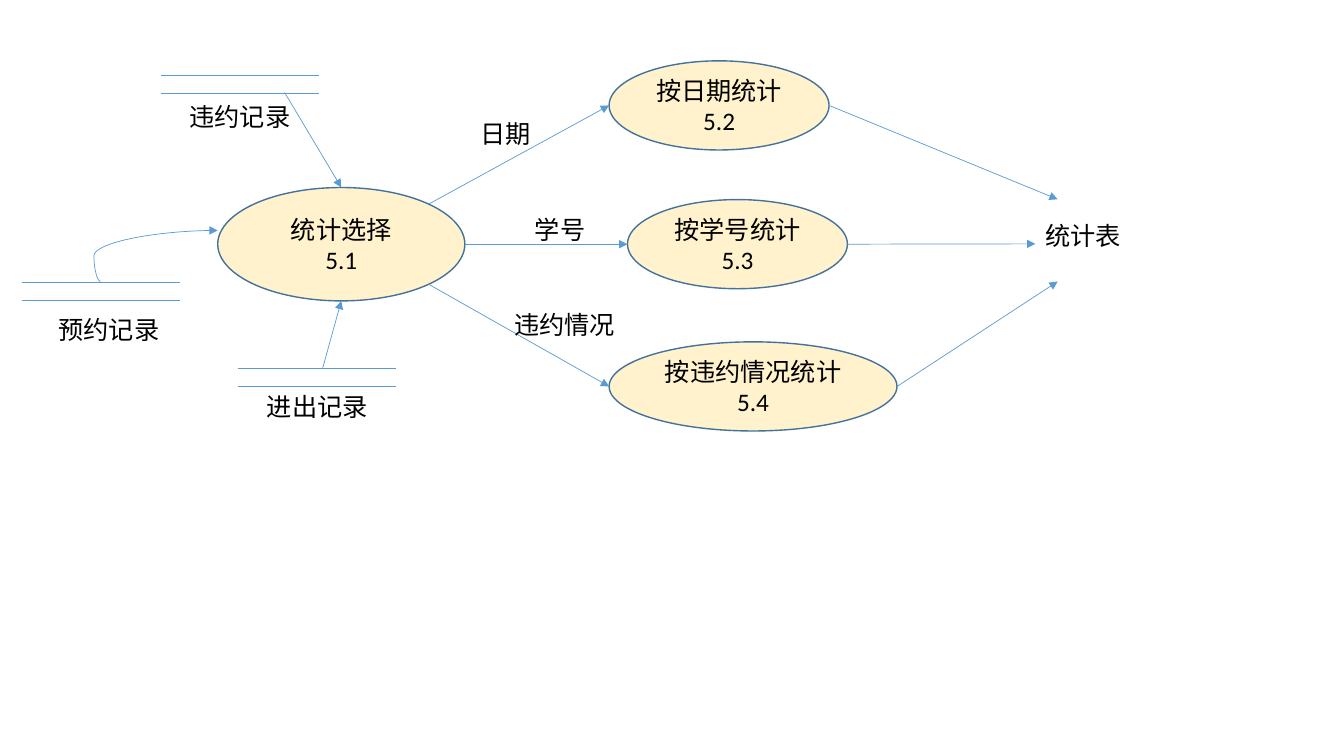
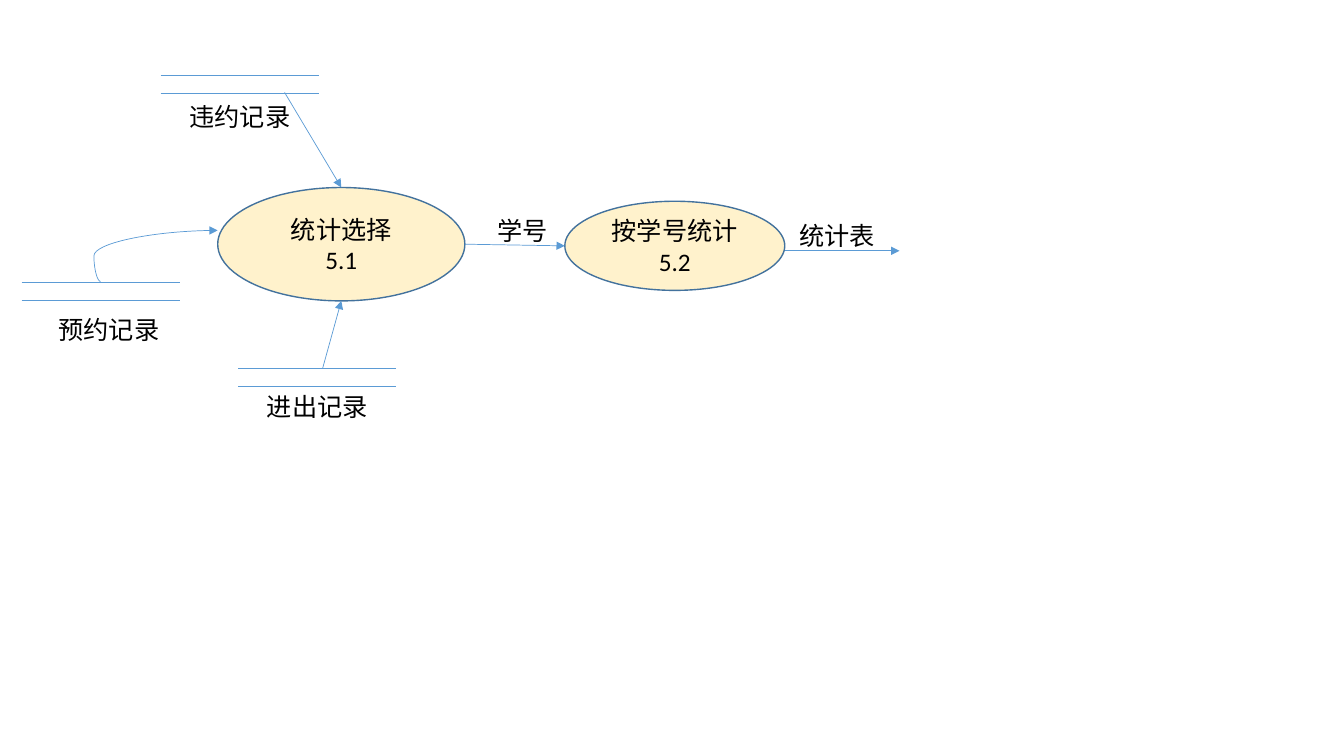
Before and after one commit to huangqiuyu/Database_BUAA, a slide deck: slide 17 of ours/E-R图初稿.pptx. Drawn at 1344x756 pixels with LibreOffice and Linux fonts; fonts in the diff are those of the drawing. Boxes give left, top, right and bottom in pixels: in the first picture for what was removed or moved away, otherwise in the second. Text is boxed around its words. In the diff, an @@ line names an element or a change of style, - is before the commit and + after.

```diff
--- a/ours/E-R图初稿.pptx
+++ b/ours/E-R图初稿.pptx
@@ ellipse removed at bbox=[609, 60, 829, 149] @@
-按日期统计
-5.2
@@ arrow removed from (429, 204) to (609, 106) @@
@@ arrow removed from (830, 106) to (1058, 200) @@
@@ text removed at bbox=[480, 122, 530, 149] @@
-日期
@@ ellipse "按学号统计": place and size @@
-ellipse "按学号统计" at bbox=[628, 200, 848, 288]
+ellipse "按学号统计" at bbox=[565, 202, 784, 290]
@@ text "学号": place and size @@
-text "学号" at bbox=[535, 218, 585, 245]
+text "学号" at bbox=[498, 219, 548, 246]
@@ text "统计表" rewrapped from bbox=[1045, 223, 1121, 247] to bbox=[799, 223, 875, 251] @@
@@ arrow moved from (465, 244) - (628, 244) to (465, 244) - (565, 246) @@
@@ text in ellipse at bbox=[659, 254, 691, 271]: text changed @@
-5.3
+5.2
@@ arrow moved from (848, 244) - (1035, 244) to (785, 251) - (899, 251) @@
@@ arrow removed from (429, 284) to (609, 386) @@
@@ arrow removed from (897, 386) to (1058, 281) @@
@@ text removed at bbox=[514, 312, 615, 340] @@
-违约情况
@@ ellipse removed at bbox=[609, 342, 897, 431] @@
-按违约情况统计
-5.4
```
Also in this commit, not shown: 3 other slides changed, 2 other files.
